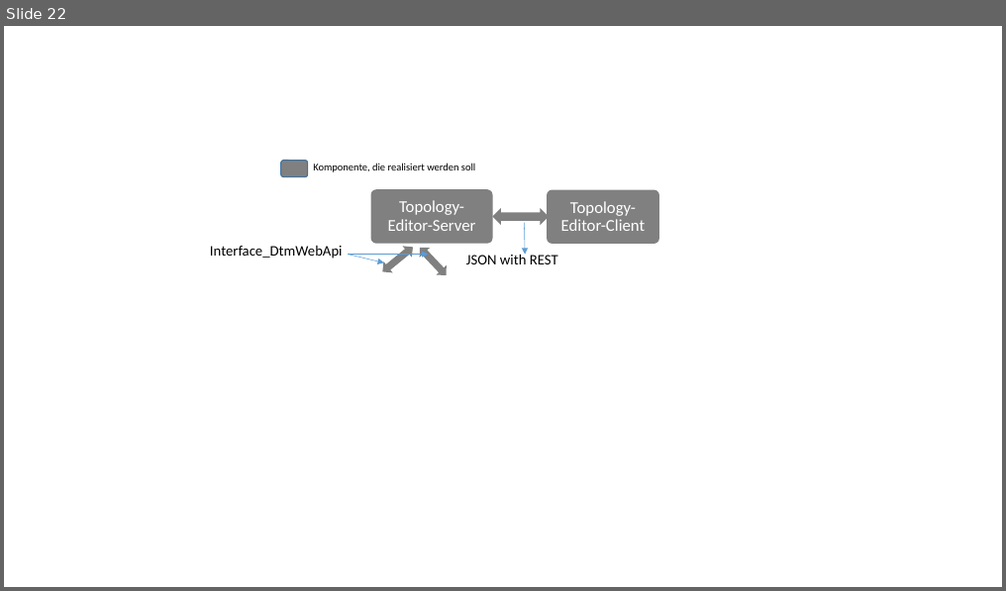
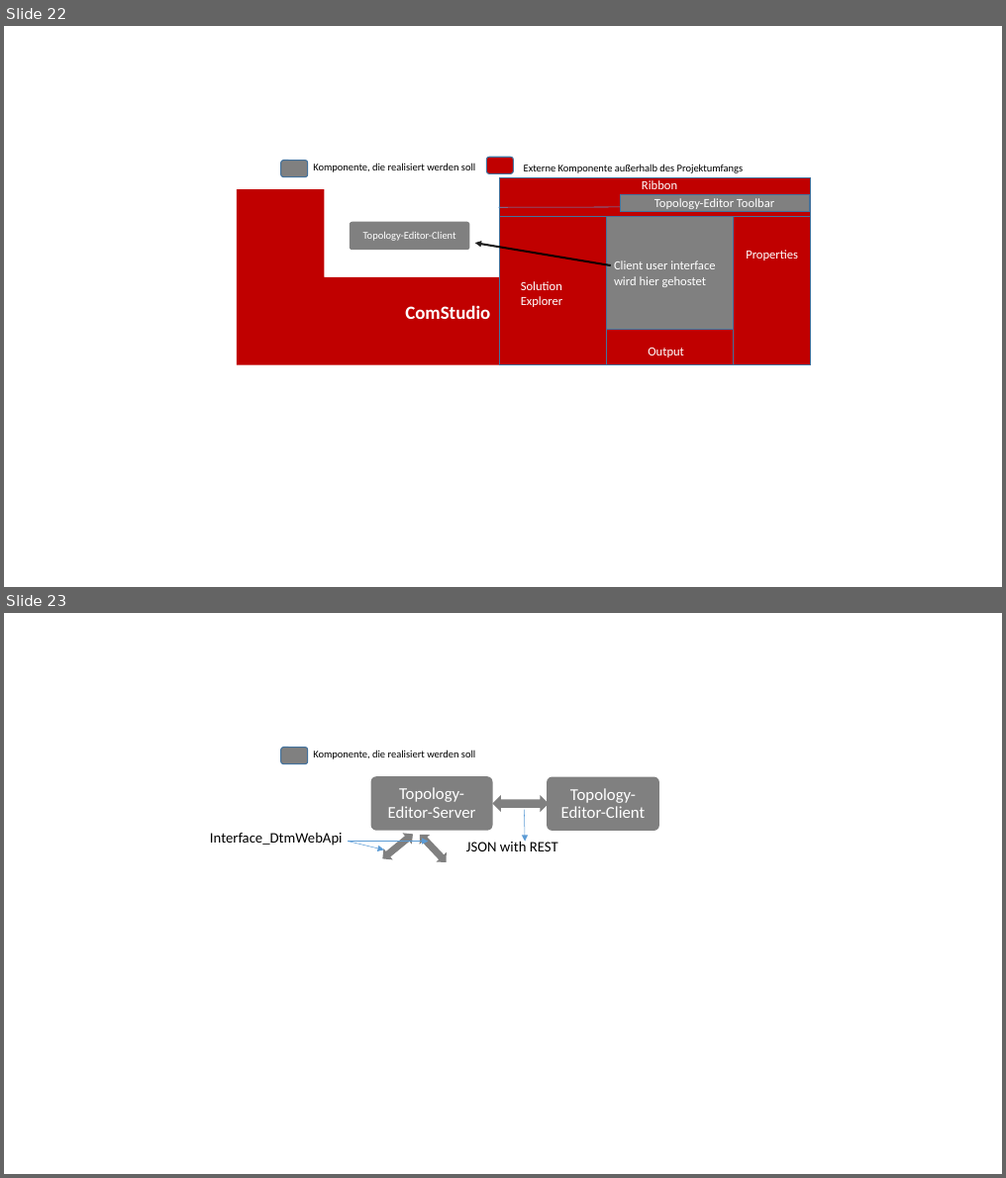
Before and after one commit to Ghislain1/zoe-fb-app, a slide deck: Masterarbeit_Skizze.pptx. Shown one above the other, each under a label of ours: slide 22 before the commit, slides 22 and 23 after it. The pictures are 1006x591 and 1006x1178 pixels, drawn with LibreOffice and Linux fonts; fonts in the diff are those of the drawing. Boxes give left, top, right and bottom in pixels: in the first picture for what was removed or moved away, otherwise in the second. Text is boxed around its words. In the diff, an @@ line names an element or a change of style, - is before the commit and + after.

```diff
--- a/Masterarbeit_Skizze.pptx
+++ b/Masterarbeit_Skizze.pptx
@@ slide 22 added at [4,26,1002,587], background #FFFFFF @@
@@ rounded rectangle added at [281,160,308,177], fill #808080, outline #43739E 1 pt @@
@@ text added at [313,163,475,173], 10 pt, text #000000 @@
+Komponente, die realisiert werden soll
@@ rounded rectangle added at [487,157,514,174], fill #C00000, outline #43739E 1 pt @@
@@ text added at [524,164,744,174], 10 pt, text #000000 @@
+Externe Komponente außerhalb des Projektumfangs
@@ corner added at [237,190,607,366], fill #C00000 @@
@@ rectangle added at [500,178,811,217], fill #C00000, outline #43739E 1 pt @@
@@ rectangle added at [620,194,810,211], fill #808080, outline #43739E 1 pt, 12 pt, text #FFFFFF @@
+Topology-Editor Toolbar
@@ text added at [642,180,677,189], 12 pt, text #FFFFFF @@
+Ribbon
@@ rounded rectangle added at [350,222,469,251], fill #808080 @@
@@ text added at [363,232,456,241], 10 pt, text #FFFFFF @@
+Topology-Editor-Client
@@ line added from (499, 207) to (810, 206), #5B9BD5 0.5 pt @@
@@ rectangle added at [500,217,607,366], fill #C00000, outline #43739E 1 pt @@
@@ rectangle added at [607,217,734,330], fill #808080, outline #43739E 1 pt @@
@@ rectangle added at [734,217,811,366], fill #C00000, outline #43739E 1 pt @@
@@ arrow added from (611, 266) to (475, 243), #000000 2 pt @@
@@ text added at [614,261,715,287], 12 pt, text #FFFFFF @@
+Client user interface wird hier gehostet
@@ text added at [746,250,798,261], 12 pt, text #FFFFFF @@
+Properties
@@ text added at [521,281,563,307], 12 pt, text #FFFFFF @@
+Solution
+Explorer
@@ text added at [405,305,490,319], 18 pt, text #FFFFFF, bold @@
+ComStudio
@@ rectangle added at [607,329,734,366], fill #C00000, outline #43739E 1 pt @@
@@ text added at [648,348,684,358], 12 pt, text #FFFFFF @@
+Output
@@ what was slide 22 is now slide 23 @@
```
Also in this commit, not shown: 1 slide changed, 7 other files.
